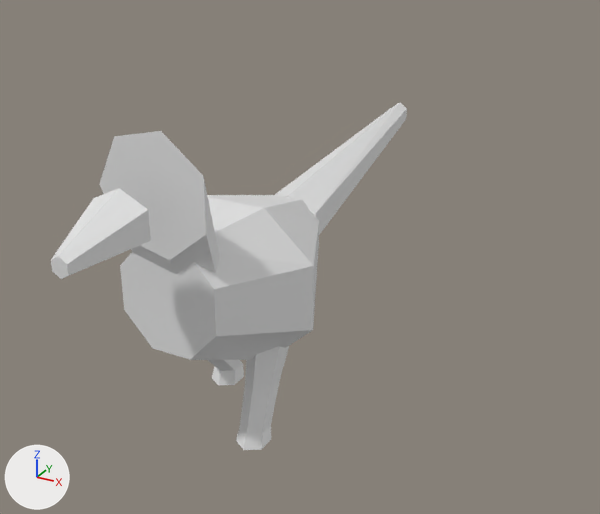
What one commit did to the OBJ model data/animals/papagaio/walk/7.obj.
Camera for both pictures: a 50 mm camera at (0.546, -0.815, 0.664) aimed at (0.023, 0.137, 0.188). The axes (+X, +Y, +Z) are drawn at lower left. The lights are the same throughout. The first picture is the older version. Where no turn or scale is listed for an object, it has been applied to the vertices.

Names of what the first picture shows: 'papagaio_walk_7'.
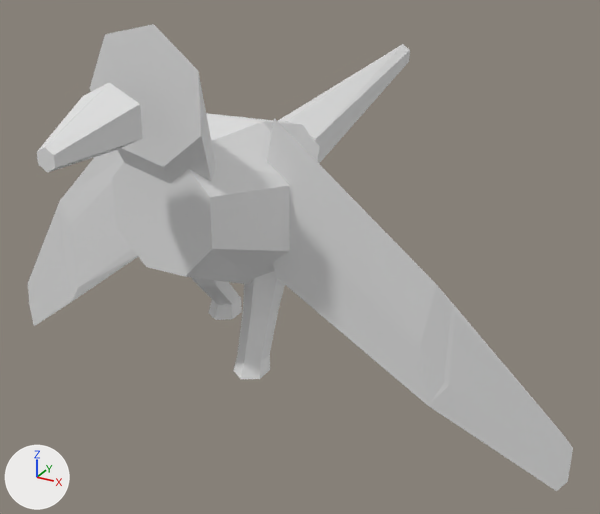
Where the change shows, as pixel boxes (x1, y1, x2, y2) in the pictures (600 x 514 px; the box of a moved part takes in the faces that stretch with it):
'papagaio_walk_7', reshaped (53% wider, 34% taller)
    before: (51, 103, 407, 450)
    after: (28, 24, 573, 491)
part 1 of me_papagaio_walk_7, moved or reshaped
    before: (120, 195, 319, 360)
    after: (112, 113, 320, 285)
part 2 of me_papagaio_walk_7, moved or reshaped
    before: (208, 360, 244, 385)
    after: (191, 277, 242, 320)
part 3 of me_papagaio_walk_7, moved or reshaped
    before: (236, 346, 289, 450)
    after: (233, 271, 285, 379)
part 4 of me_papagaio_walk_7, moved or reshaped
    before: (99, 131, 219, 274)
    after: (90, 24, 216, 183)
part 5 of me_papagaio_walk_7, moved or reshaped
    before: (51, 188, 151, 279)
    after: (37, 83, 143, 173)
part 6 of me_papagaio_walk_7, moved or reshaped
    before: (275, 103, 407, 235)
    after: (278, 44, 410, 162)
part 7 of me_papagaio_walk_7, added
    after: (28, 150, 138, 326)
part 8 of me_papagaio_walk_7, added
    after: (267, 118, 573, 491)

The change, as a list of edits to the scene's bpy script:
```text
Change me_papagaio_walk_7:
    used by ob_papagaio_walk_7; location = (0.0, 0.0, 0.0)
    remove me_papagaio_walk_7.from_pydata(...)  # 122 vertices, 220 faces; spans x -0.117..0.117, y -0.29..0.624, z 0.0..0.438
    add me_papagaio_walk_7.from_pydata(...)  # 156 vertices, 280 faces; spans x -0.44..0.439, y -0.29..0.624, z 0.0..0.545
    me_papagaio_walk_7 part 1: the loose piece of 26 vertices spanning x -0.117..0.117, y -0.138..0.15, z 0.098..0.311 is moved by (0.0, 0.0, 0.107)
    me_papagaio_walk_7 part 2: the loose piece of 26 vertices spanning x -0.077..-0.029, y -0.032..0.081, z 0.011..0.133 is moved by (0.0, 0.0, 0.107)
    me_papagaio_walk_7 part 3: the loose piece of 26 vertices spanning x 0.029..0.077, y -0.07..0.032, z 0.0..0.133 is moved by (0.0, 0.0, 0.107)
    me_papagaio_walk_7 part 4: the loose piece of 16 vertices spanning x -0.076..0.066, y -0.148..-0.108, z 0.207..0.438 is moved by (0.0, 0.0, 0.107)
    me_papagaio_walk_7 part 5: the loose piece of 14 vertices spanning x -0.037..0.034, y -0.29..-0.2, z 0.321..0.389 is moved by (0.0, 0.0, 0.107)
    me_papagaio_walk_7 part 6: the loose piece of 14 vertices spanning x -0.047..0.043, y 0.144..0.624, z 0.195..0.305 is moved by (0.0, 0.0, 0.107)
    me_papagaio_walk_7 part 7: a new loose piece of 17 vertices spanning x -0.44..-0.074, y -0.04..0.048, z 0.0..0.436
    me_papagaio_walk_7 part 8: a new loose piece of 17 vertices spanning x 0.069..0.439, y -0.041..0.048, z 0.0..0.436
```
